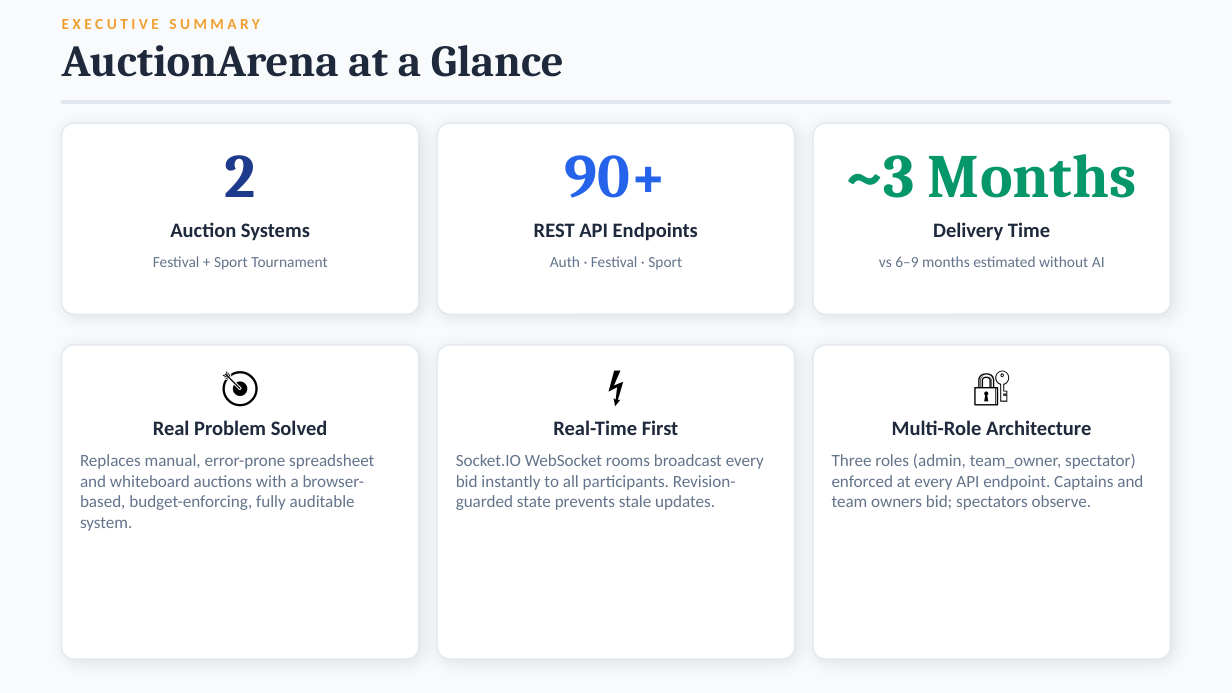
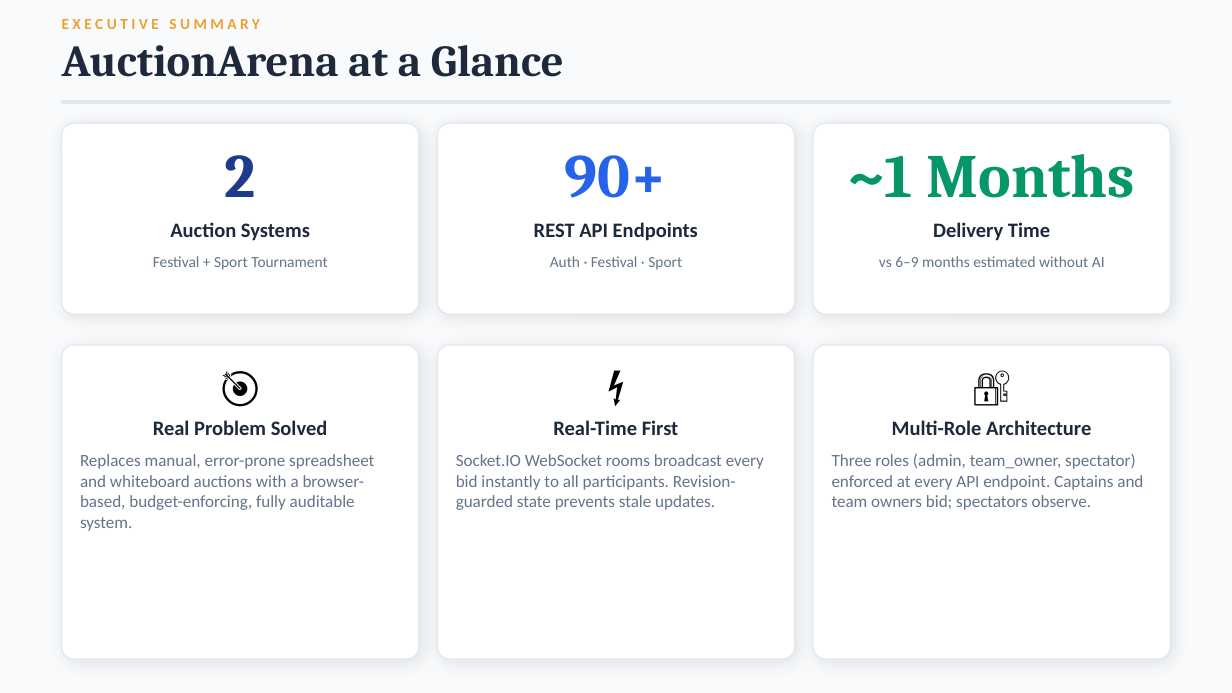
Before and after one commit to Vamsiayiluri/Auction-Tracker, a slide deck: slide 2 of Deliverables/FINAL_PRESENTATION_DECK.pptx. Drawn at 1232x693 pixels with LibreOffice and Linux fonts; fonts in the diff are those of the drawing. Boxes give left, top, right and bottom in pixels: in the first picture for what was removed or moved away, otherwise in the second. Text is boxed around its words. In the diff, an @@ line names an element or a change of style, - is before the commit and + after.

```diff
--- a/Deliverables/FINAL_PRESENTATION_DECK.pptx
+++ b/Deliverables/FINAL_PRESENTATION_DECK.pptx
@@ text at bbox=[848, 154, 1135, 198]: text changed @@
-~3 Months
+~1 Months
```
Also in this commit, not shown: 4 other slides changed, 16 other files.
